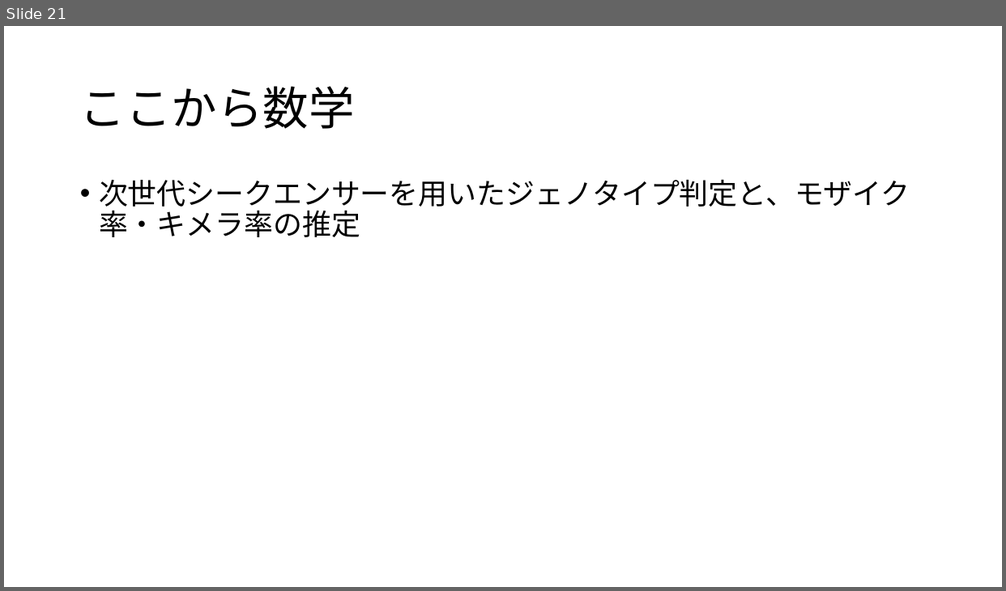
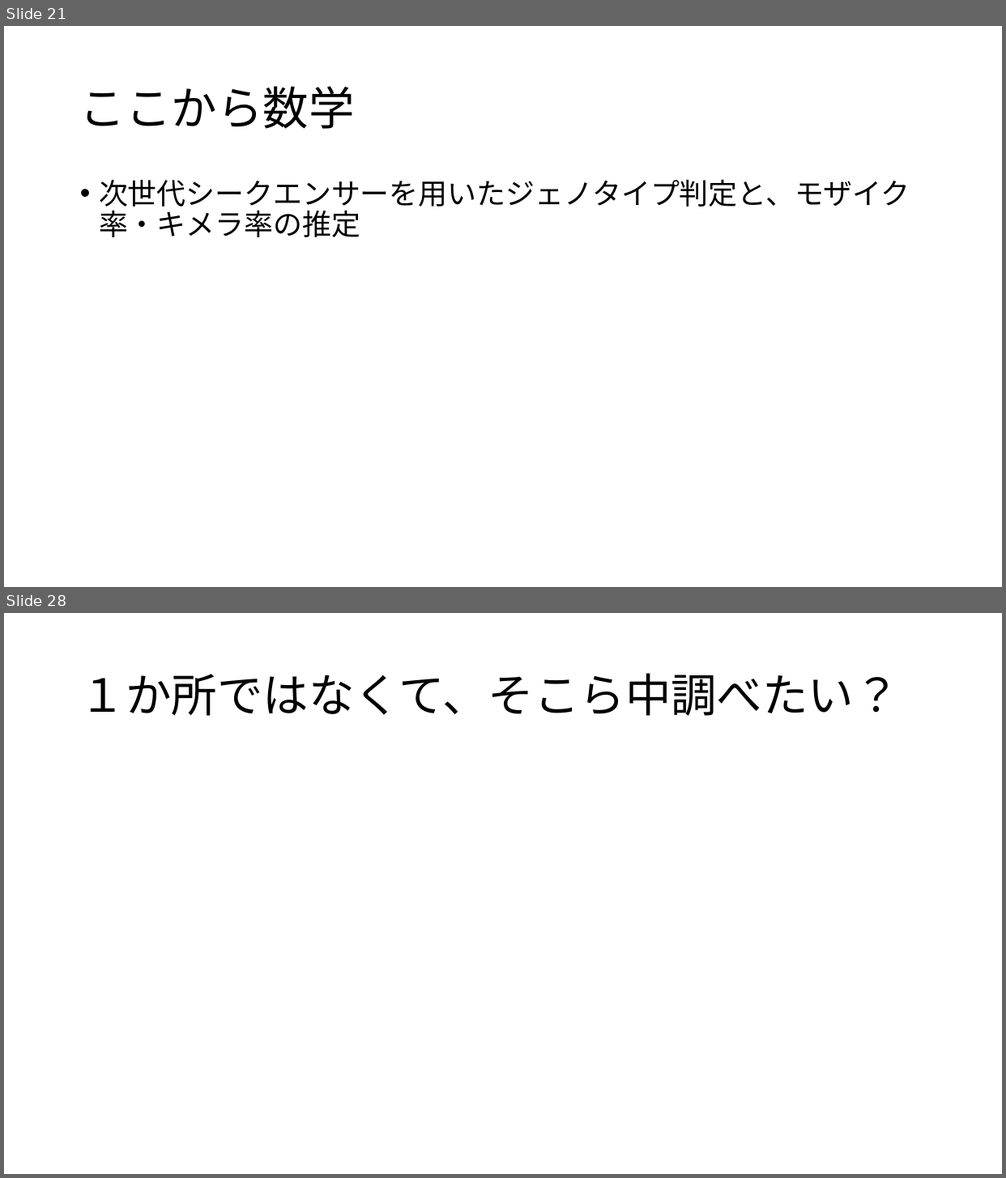
Before and after one commit to ryamada22/atom, a slide deck: Lectures2019/chimeraNGStyping2020Jan.pptx. Shown one above the other, each under a label of ours: slide 21 before the commit, slides 21 and 28 after it; the slides between them are not shown. The pictures are 1006x591 and 1006x1178 pixels, drawn with LibreOffice and Linux fonts; fonts in the diff are those of the drawing. Boxes give left, top, right and bottom in pixels: in the first picture for what was removed or moved away, otherwise in the second. Text is boxed around its words. In the diff, an @@ line names an element or a change of style, - is before the commit and + after.

```diff
--- a/Lectures2019/chimeraNGStyping2020Jan.pptx
+++ b/Lectures2019/chimeraNGStyping2020Jan.pptx
@@ slide 28 added at [4, 613, 1002, 1174], background #FFFFFF @@
@@ title added at [80, 673, 900, 716], 44 pt, text #000000 @@
+１か所ではなくて、そこら中調べたい？
```
Also in this commit, not shown: 9 other slides added.
